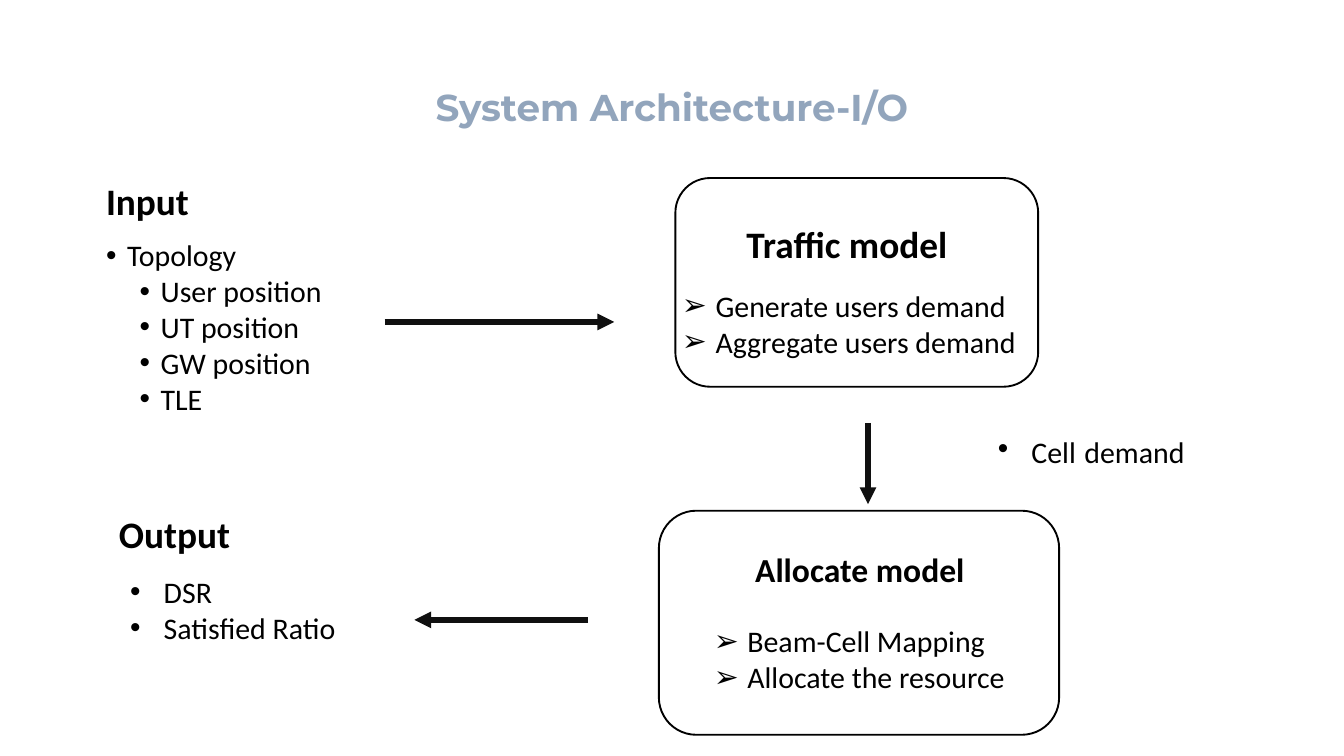
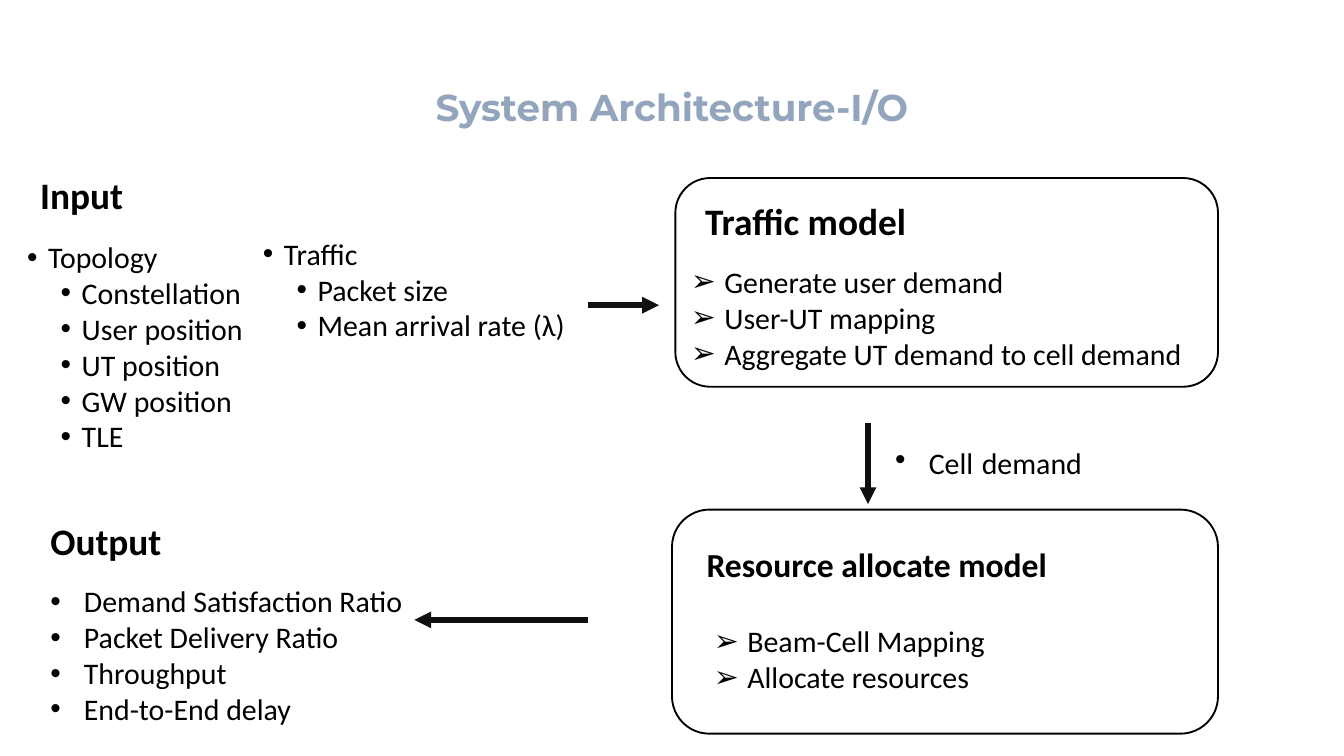
Before and after one commit to yuru1231/MWN-2026-M11502215-Lucy, a slide deck: slide 10 of A1-background/slides/MWN.pptx. Drawn at 1344x756 pixels with LibreOffice and Linux fonts; fonts in the diff are those of the drawing; background and template pictures are left out. Boxes give left, top, right and bottom in pixels: in the first picture for what was removed or moved away, otherwise in the second. Text is boxed around its words. In the diff, an @@ line names an element or a change of style, - is before the commit and + after.

```diff
--- a/A1-background/slides/MWN.pptx
+++ b/A1-background/slides/MWN.pptx
@@ text "Input": place and size @@
-text "Input" at <box>106,190,189,221</box>
+text "Input" at <box>40,184,123,215</box>
@@ rounded rectangle: place and size @@
-rounded rectangle at <box>675,178,1038,387</box>
+rounded rectangle at <box>675,178,1218,387</box>
@@ text "Traffic model": place and size @@
-text "Traffic model" at <box>746,231,947,259</box>
+text "Traffic model" at <box>705,208,906,236</box>
@@ text "Topology": place and size @@
-text "Topology" at <box>127,245,321,410</box>
+text "Topology" at <box>48,247,243,447</box>
@@ text added at <box>284,244,565,340</box>, 32 pt, text #000000 @@
+• Traffic
+  • Packet size
+  • Mean arrival rate (λ)
@@ text at <box>82,283,241,305</box>: paragraph added @@
+  • Constellation
@@ text at <box>724,272,1181,370</box>: text changed @@
-➢ Generate users demand
-➢ Aggregate users demand
+➢ Generate user demand
+➢ User-UT mapping
+➢ Aggregate UT demand to cell demand
@@ arrow moved from (384, 322) - (614, 322) to (588, 305) - (659, 305) @@
@@ text "Cell demand": place and size @@
-text "Cell demand" at <box>1031,442,1184,464</box>
+text "Cell demand" at <box>929,453,1082,475</box>
@@ rounded rectangle: place and size @@
-rounded rectangle at <box>659,511,1060,734</box>
+rounded rectangle at <box>672,509,1218,733</box>
@@ text "Output": place and size @@
-text "Output" at <box>119,523,230,554</box>
+text "Output" at <box>50,530,161,561</box>
@@ text at <box>707,553,1047,578</box>: text changed @@
-Allocate model
+Resource allocate model
@@ text at <box>84,591,402,725</box>: text changed @@
-• DSR
-• Satisfied Ratio
+• Demand Satisfaction Ratio
+• Packet Delivery Ratio
+• Throughput
+• End-to-End delay
@@ text at <box>747,667,969,689</box>: text changed @@
-➢ Allocate the resource
+➢ Allocate resources
```
Also in this commit, not shown: 3 other slides changed, 5 slides added, 4 slides removed, 4 other files.
